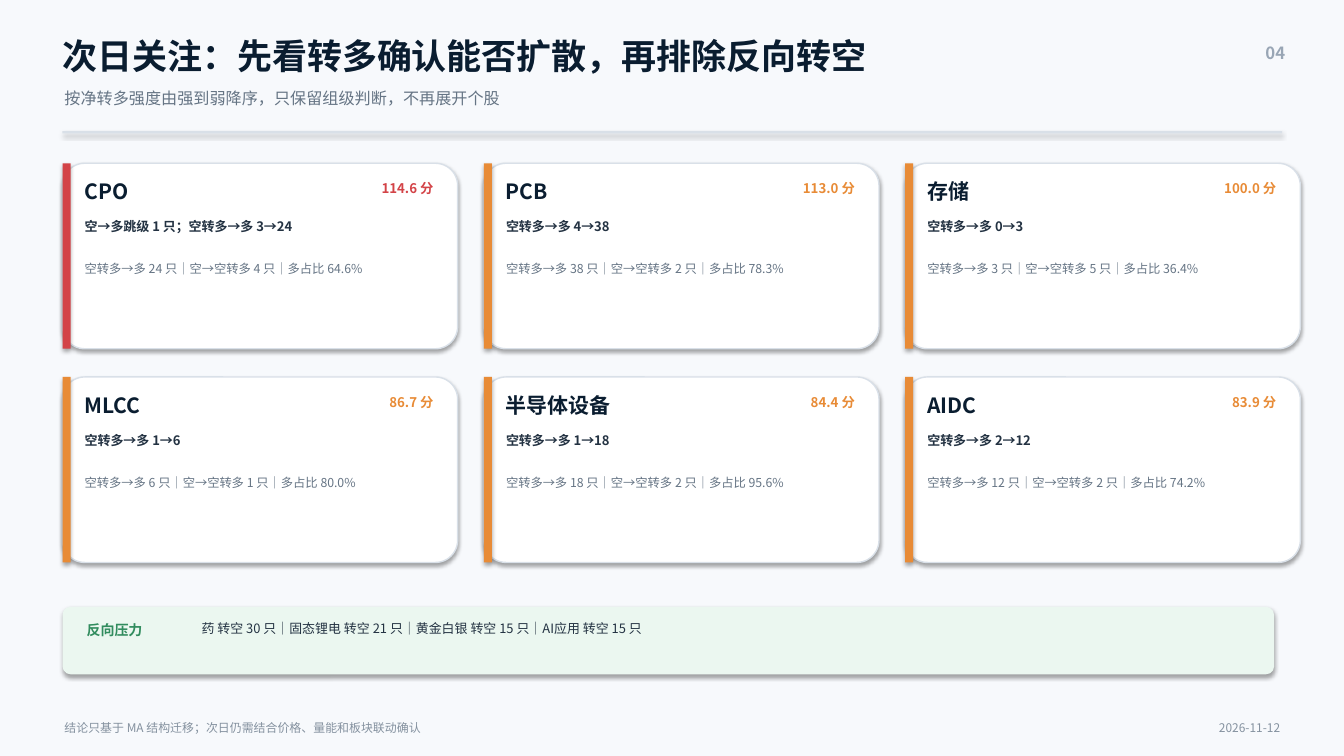
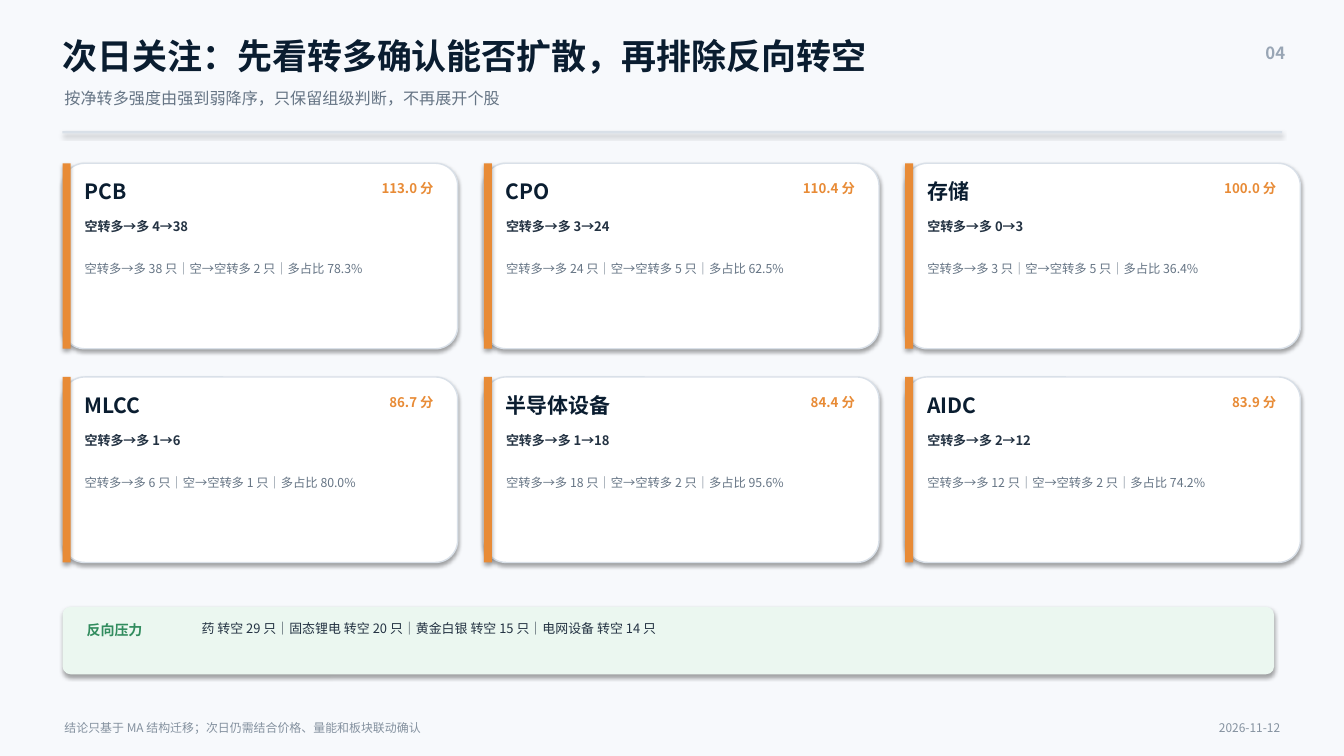
Before and after one commit to nancybhc/a-share-blast-lab, a slide deck: slide 4 of assets/多空阶段简报_2026-11-12.pptx. Drawn at 1344x756 pixels with LibreOffice and Linux fonts; fonts in the diff are those of the drawing. Boxes give left, top, right and bottom in pixels: in the first picture for what was removed or moved away, otherwise in the second. Text is boxed around its words. In the diff, an @@ line names an element or a change of style, - is before the commit and + after.

```diff
--- a/assets/多空阶段简报_2026-11-12.pptx
+++ b/assets/多空阶段简报_2026-11-12.pptx
@@ rectangle at [63, 163, 71, 349]: fill #D34347 to #E88B36 @@
@@ text at [85, 183, 127, 200]: text changed @@
-CPO
+PCB
@@ text at [382, 182, 433, 194]: text changed; text colour #D34347 to #E88B36 @@
-114.6 分
+113.0 分
@@ text at [506, 183, 550, 200]: text changed @@
-PCB
+CPO
@@ text at [803, 182, 855, 194]: text changed @@
-113.0 分
+110.4 分
@@ text at [85, 220, 188, 232]: text changed @@
-空→多跳级 1 只；空转多→多 3→24
+空转多→多 4→38
@@ text at [506, 220, 610, 232]: text changed @@
-空转多→多 4→38
+空转多→多 3→24
@@ text at [85, 262, 362, 274]: text changed @@
-空转多→多 24 只｜空→空转多 4 只｜多占比 64.6%
+空转多→多 38 只｜空→空转多 2 只｜多占比 78.3%
@@ text at [506, 262, 784, 274]: text changed @@
-空转多→多 38 只｜空→空转多 2 只｜多占比 78.3%
+空转多→多 24 只｜空→空转多 5 只｜多占比 62.5%
@@ text at [202, 622, 656, 635]: text changed @@
-药 转空 30 只｜固态锂电 转空 21 只｜黄金白银 转空 15 只｜AI应用 转空 15 只
+药 转空 29 只｜固态锂电 转空 20 只｜黄金白银 转空 15 只｜电网设备 转空 14 只
```
Also in this commit, not shown: 3 other slides changed, 8 other files.
